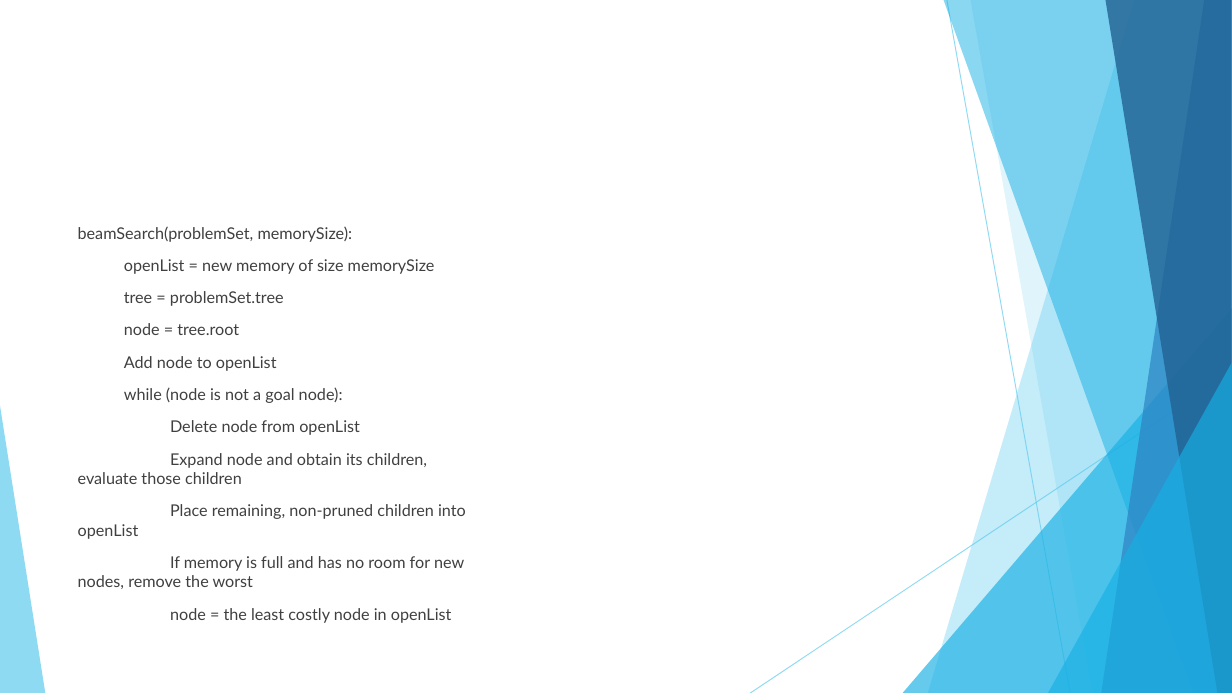
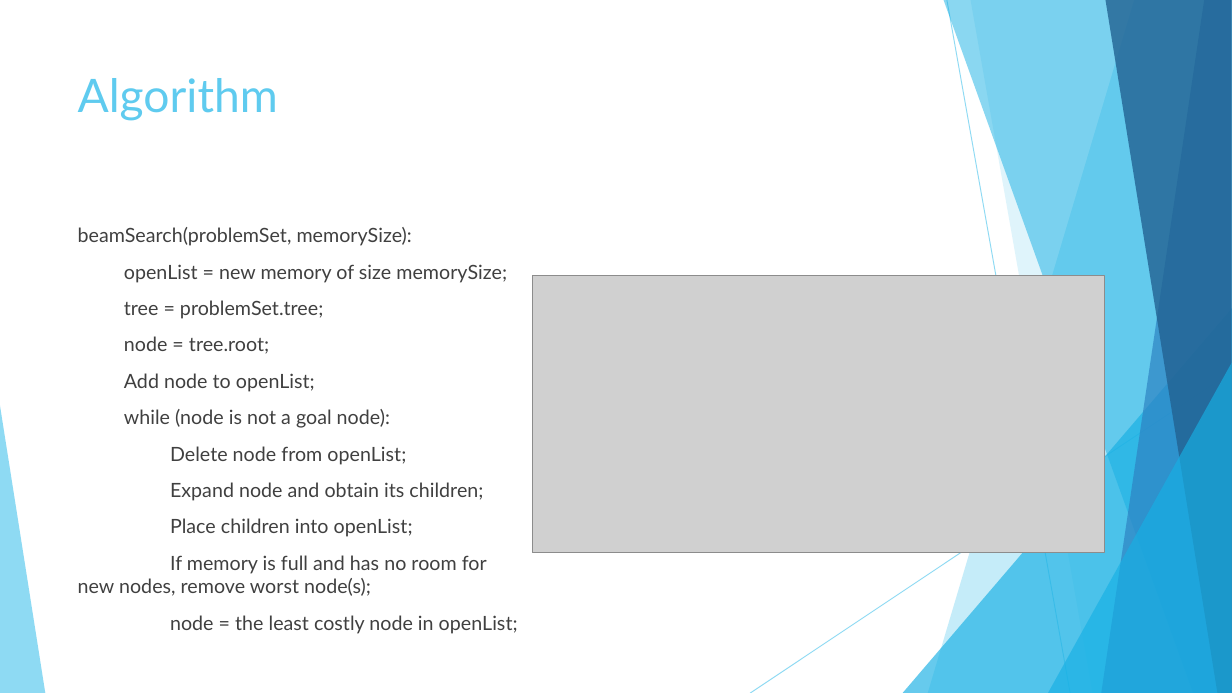
Before and after one commit to nbelliot/comp401, a slide deck: slide 4 of presentation2/Presentation.pptx. Drawn at 1232x693 pixels with LibreOffice and Linux fonts; fonts in the diff are those of the drawing; grey boxes stand for pictures. Boxes give left, top, right and bottom in pixels: in the first picture for what was removed or moved away, otherwise in the second. Text is boxed around its words. In the diff, an @@ line names an element or a change of style, - is before the commit and + after.

```diff
--- a/presentation2/Presentation.pptx
+++ b/presentation2/Presentation.pptx
@@ title added at (x1=78, y1=78, x2=278, y2=121), 36 pt, text #5FCBEF @@
+Algorithm
@@ text at (x1=78, y1=227, x2=412, y2=428): size 12.6 to 15.3 pt in "beamSearch(problemSet, memorySize):", "while (node is not a goal node):" @@
@@ text at (x1=124, y1=264, x2=507, y2=392): text changed; size 12.6 to 15.3 pt @@
-openList = new memory of size memorySize
-tree = problemSet.tree
-node = tree.root
-Add node to openList
+openList = new memory of size memorySize;
+tree = problemSet.tree;
+node = tree.root;
+Add node to openList;
@@ picture added at (x1=532, y1=275, x2=1104, y2=553) @@
@@ text at (x1=78, y1=446, x2=518, y2=634): text changed; size 12.6 to 15.3 pt @@
-Delete node from openList
-Expand node and obtain its children, evaluate those children
-Place remaining, non-pruned children into openList
-If memory is full and has no room for new nodes, remove the worst
-node = the least costly node in openList
+Delete node from openList;
+Expand node and obtain its children;
+Place children into openList;
+If memory is full and has no room for new nodes, remove worst node(s);
+node = the least costly node in openList;
```
Also in this commit, not shown: 2 other slides changed, 2 slides added, 1 slide removed, 3 other files.
